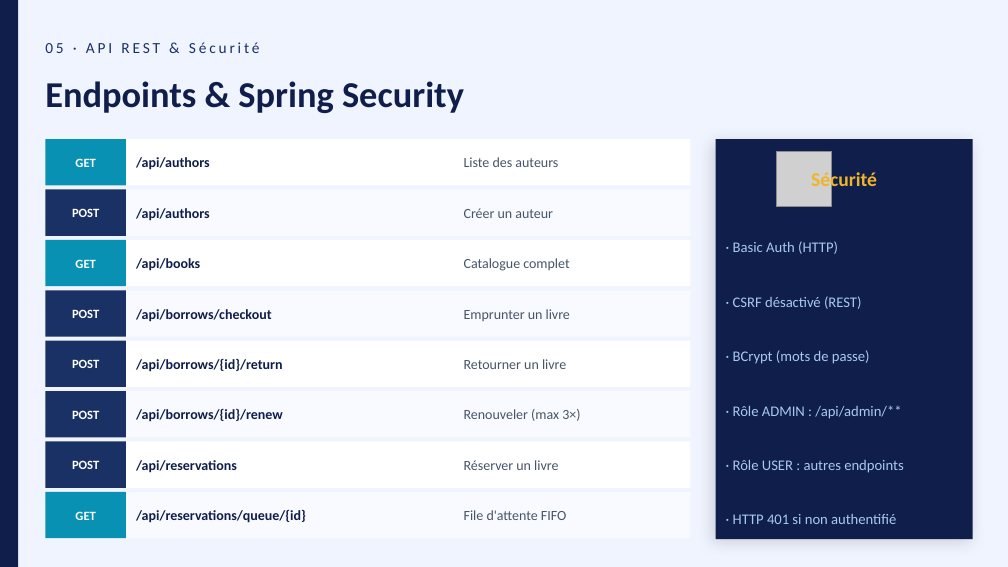
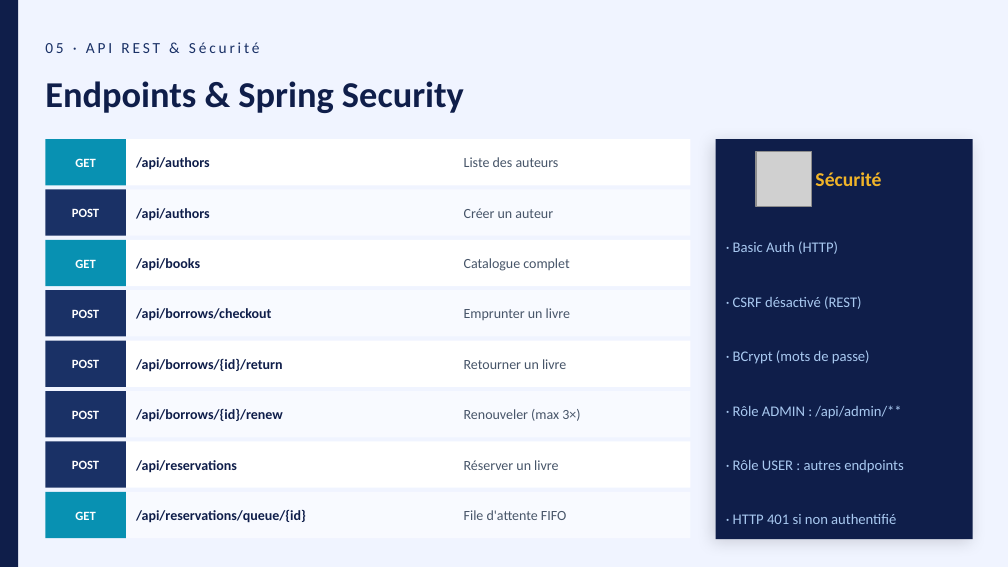
Before and after one commit to mohameden19961/springbootprojet, a slide deck: slide 10 of report/powerpoint/LibraryManagementSystem.pptx. Drawn at 1008x567 pixels with LibreOffice and Linux fonts; fonts in the diff are those of the drawing; grey boxes stand for pictures. Boxes give left, top, right and bottom in pixels: in the first picture for what was removed or moved away, otherwise in the second. Text is boxed around its words. In the diff, an @@ line names an element or a change of style, - is before the commit and + after.

```diff
--- a/report/powerpoint/LibraryManagementSystem.pptx
+++ b/report/powerpoint/LibraryManagementSystem.pptx
@@ text "Sécurité" rewrapped from <box>811,170,877,192</box> to <box>815,172,881,186</box> @@
@@ picture: place and size @@
-picture at <box>776,151,832,207</box>
+picture at <box>756,151,811,207</box>
```
Also in this commit, not shown: 1 other slide changed, 2 other files.
